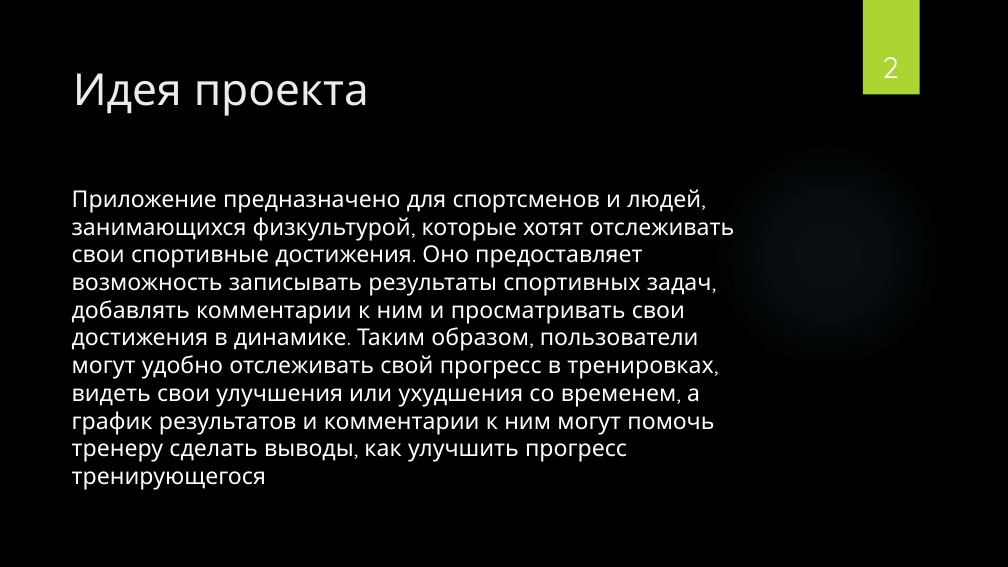
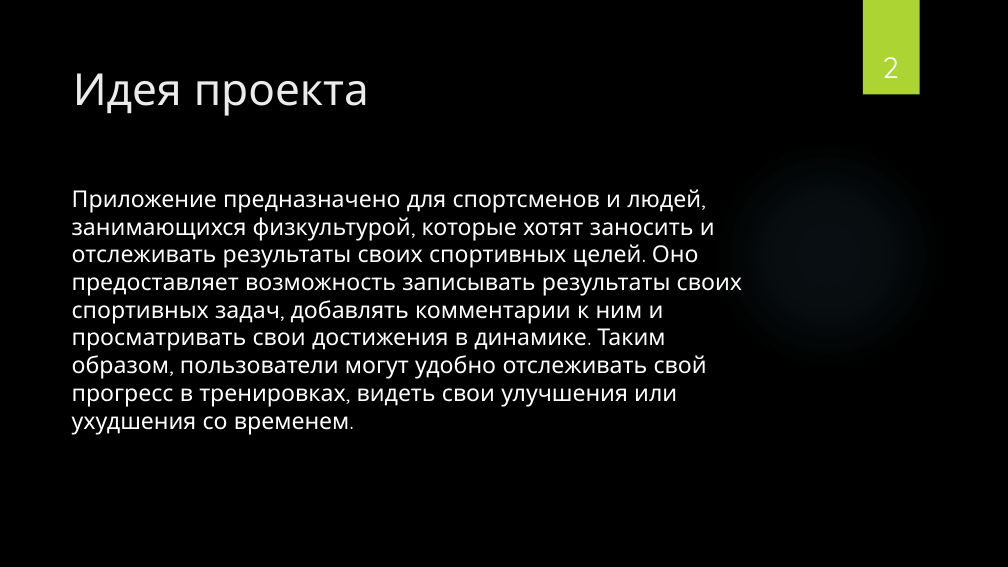
Before and after one commit to BorislavTimoshin/TaskCompletionDiary, a slide deck: slide 2 of description_project/Презентация.pptx. Drawn at 1008x567 pixels with LibreOffice and Linux fonts; fonts in the diff are those of the drawing; background and template pictures are left out. Boxes give left, top, right and bottom in pixels: in the first picture for what was removed or moved away, otherwise in the second. Text is boxed around its words. In the diff, an @@ line names an element or a change of style, - is before the commit and + after.

```diff
--- a/description_project/Презентация.pptx
+++ b/description_project/Презентация.pptx
@@ text at [72,189,742,434]: text changed @@
-Приложение предназначено для спортсменов и людей, занимающихся физкультурой, которые хотят отслеживать свои спортивные достижения. Оно предоставляет возможность записывать результаты спортивных задач, добавлять комментарии к ним и просматривать свои достижения в динамике. Таким образом, пользователи могут удобно отслеживать свой прогресс в тренировках, видеть свои улучшения или ухудшения со временем, а график результатов и комментарии к ним могут помочь тренеру сделать выводы, как улучшить прогресс тренирующегося
+Приложение предназначено для спортсменов и людей, занимающихся физкультурой, которые хотят заносить и отслеживать результаты своих спортивных целей. Оно предоставляет возможность записывать результаты своих спортивных задач, добавлять комментарии к ним и просматривать свои достижения в динамике. Таким образом, пользователи могут удобно отслеживать свой прогресс в тренировках, видеть свои улучшения или ухудшения со временем.
```
Also in this commit, not shown: 2 other slides changed, 2 slides added, 3 slides removed, 4 other files.
